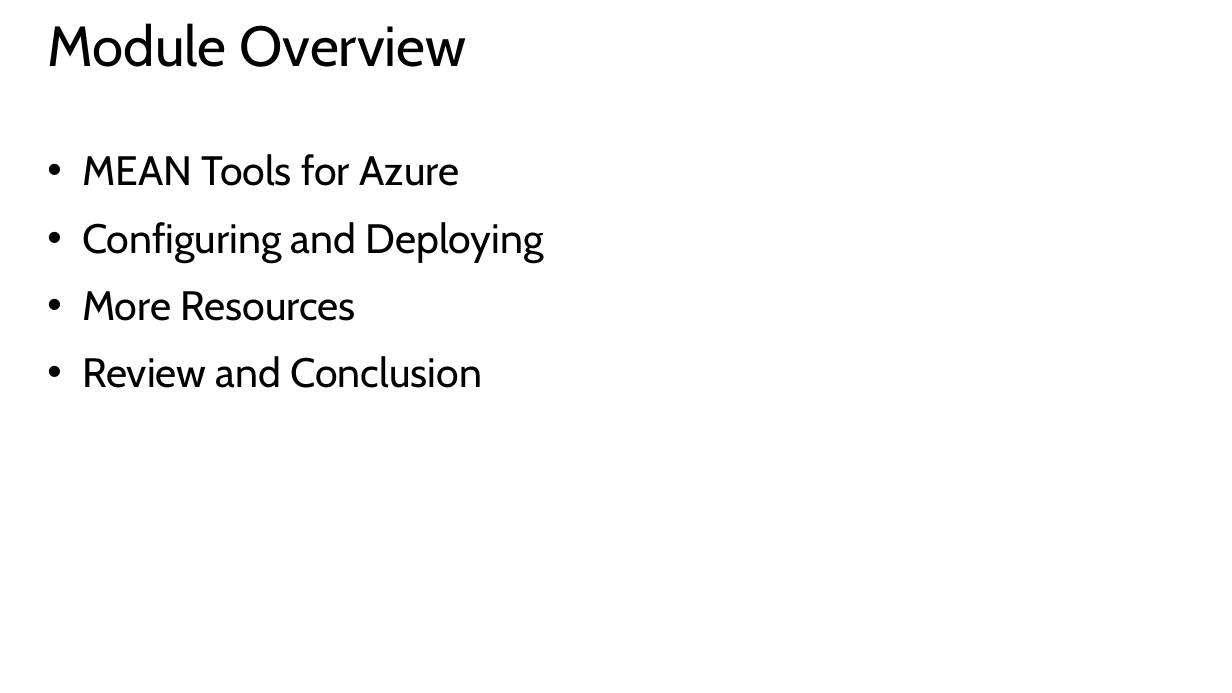
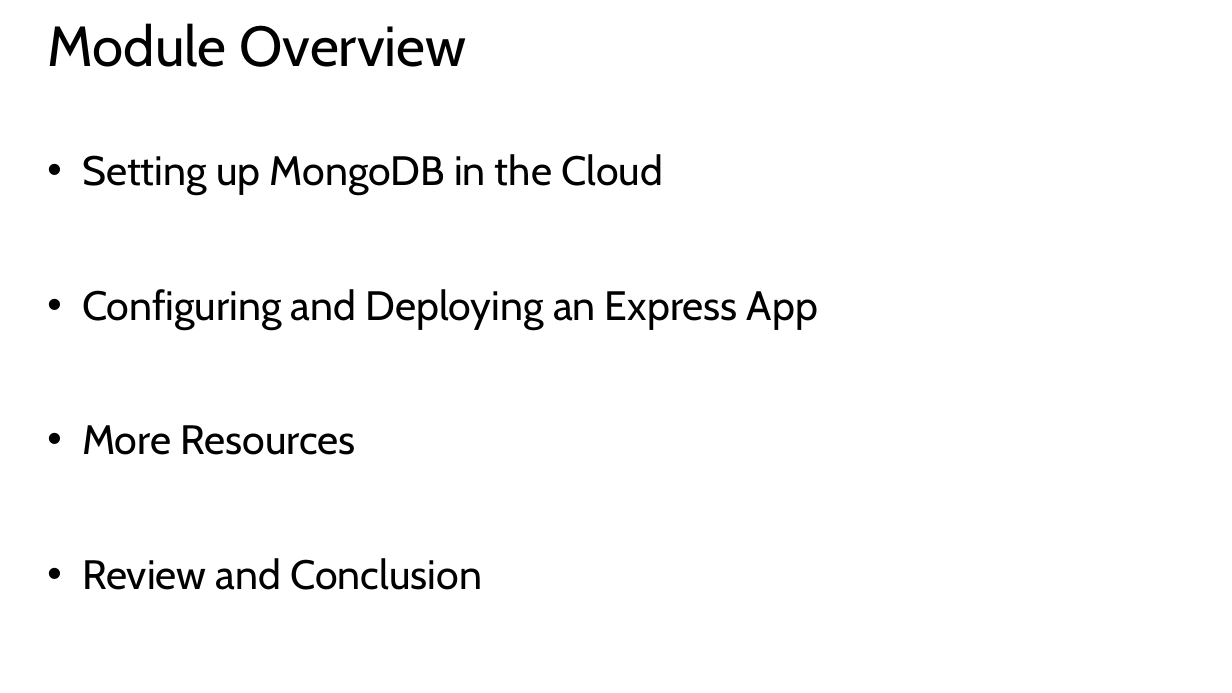
Before and after one commit to hwz/chirp, a slide deck: slide 2 of slides/module6.pptx. Drawn at 1232x693 pixels with LibreOffice and Linux fonts; fonts in the diff are those of the drawing. Boxes give left, top, right and bottom in pixels: in the first picture for what was removed or moved away, otherwise in the second. Text is boxed around its words. In the diff, an @@ line names an element or a change of style, - is before the commit and + after.

```diff
--- a/slides/module6.pptx
+++ b/slides/module6.pptx
@@ text at [82, 154, 818, 330]: text changed @@
-• MEAN Tools for Azure
-• Configuring and Deploying
+• Setting up MongoDB in the Cloud
+• Configuring and Deploying an Express App
```
Also in this commit, not shown: 1 other slide changed, 4 other files.
